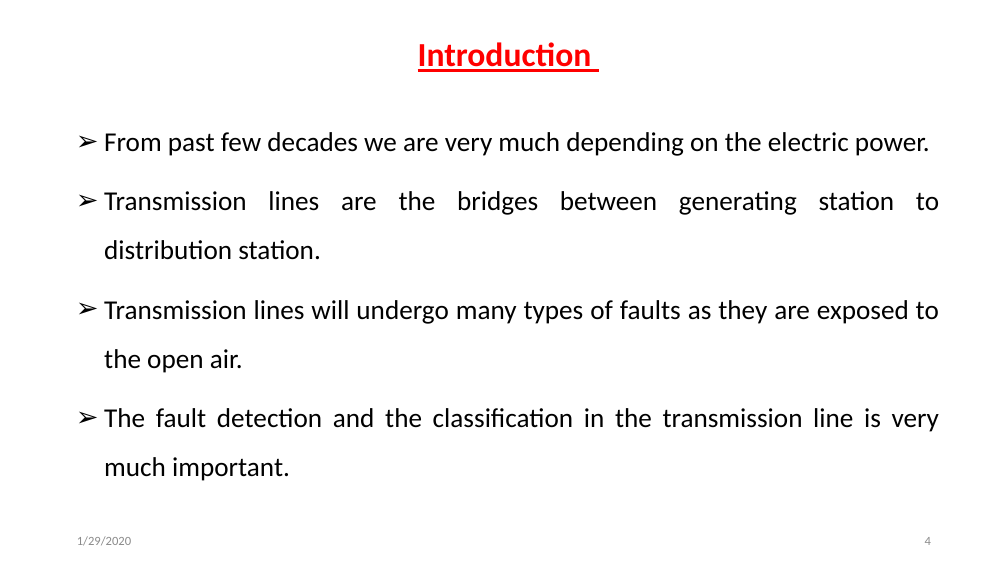
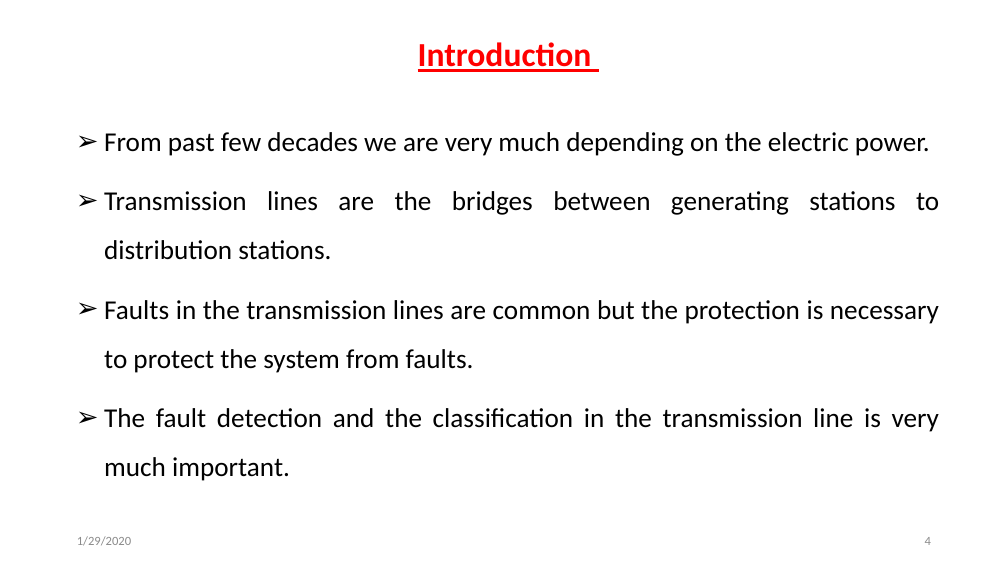
Before and after one commit to svec-final-year-project-eee/Project, a slide deck: slide 4 of Reviews/second review/Second Oral Presentation.pptx. Drawn at 1008x567 pixels with LibreOffice and Linux fonts; fonts in the diff are those of the drawing. Boxes give left, top, right and bottom in pixels: in the first picture for what was removed or moved away, otherwise in the second. Text is boxed around its words. In the diff, an @@ line names an element or a change of style, - is before the commit and + after.

```diff
--- a/Reviews/second review/Second Oral Presentation.pptx
+++ b/Reviews/second review/Second Oral Presentation.pptx
@@ subtitle at <box>104,191,939,373</box>: text changed @@
-➢ Transmission lines are the bridges between generating station to distribution station.
-➢ Transmission lines will undergo many types of faults as they are exposed to the open air.
+➢ Transmission lines are the bridges between generating stations to distribution stations.
+➢ Faults in the transmission lines are common but the protection is necessary to protect the system from faults.
```
Also in this commit, not shown: 6 other slides changed.
